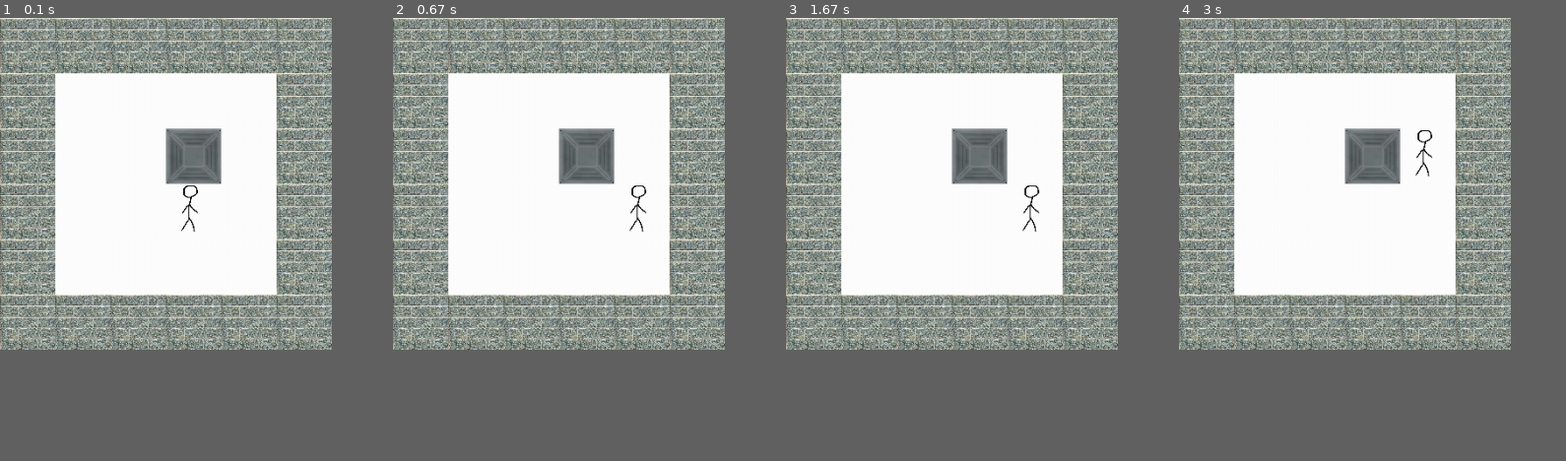
Above: before the commit, frames 1-4 (left to right).
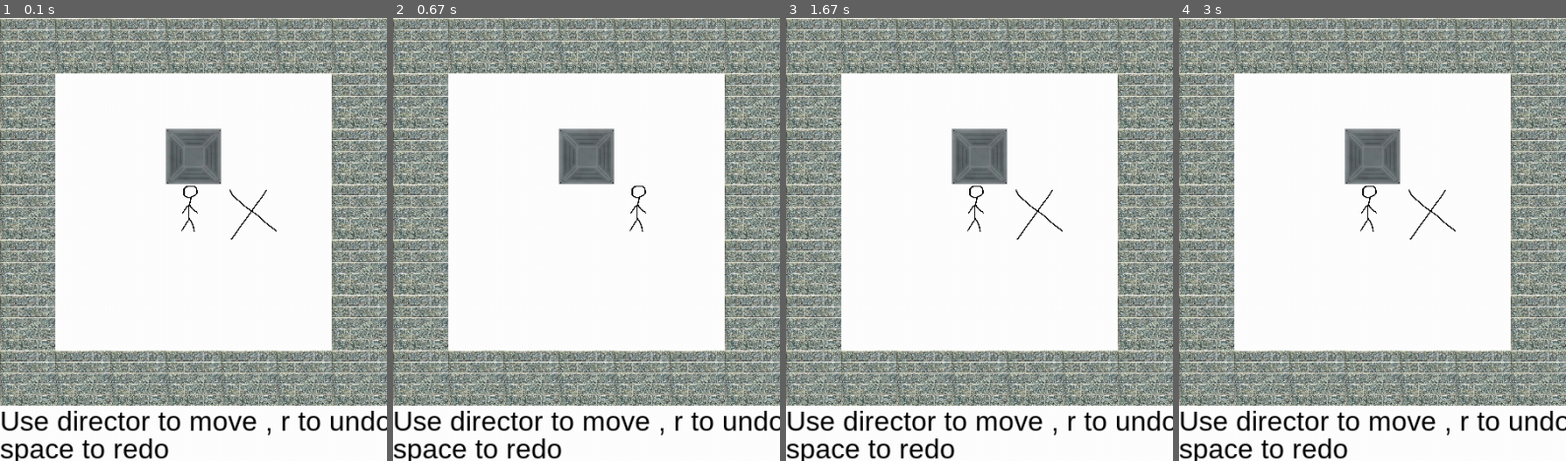
Above: after the commit, the same moments.

Repository: KIDJourney/Sokoban_Pygame
Game: pygame game, started from sokoban/main.py
Same seed, same stepped clock (60 frames per second), same inputs: the game is played once before the commit and once after it. The source is Python 2; it was converted automatically to run under Python 3.
Inputs:
- Up to frame 1 (0.1 s): no input
- Up to frame 2 (0.67 s): hold R from 0.33 s (still down); hold Right from 0.33 s (still down)
- Up to frame 3 (1.67 s): release R at 0.8 s; release Right at 0.8 s; tap Space at 0.83 s; tap Enter at 1.27 s
- Up to frame 4 (3 s): hold Up from 2.52 s (still down); tap Space at 2.58 s
In our replay, the window is 337x337 before the commit and 393x450 after it. These sizes can differ from the game's own. Grey fills any space a smaller window leaves; there, only what the larger window draws over its background counts as a difference.

The runs differ from the first frame. In frame 1, 43% of the frame differs, in the area x 0-100%, y 0-100%; in frame 2, 43%; in frame 3, 43%; in frame 4, 43%.

Commit message:
finished

Diff:
--- a/sokoban/main.py
+++ b/sokoban/main.py
@@ -6,9 +6,10 @@
 from sys import exit
 #Read Image Unit
 pygame.init()
-Game_Screen = pygame.display.set_mode((1024,1024),0,28)
+Game_Screen = pygame.display.set_mode((1024,1024),0,32)
 Image_Box_Inplace = pygame.image.load("source/Box_Inplace.jpg").convert()
 Image_Box_Outplace = pygame.image.load("source/Box_Outplace.JPG").convert()
+Game_Success = pygame.image.load("source/Success.jpg").convert()
 Image_Player = pygame.image.load("source/man.jpg").convert()
 Image_Goal = pygame.image.load("source/Goal.jpg").convert()
 Image_Wall = pygame.image.load("source/wall.jpg").convert()
@@ -29,9 +30,18 @@
 #|
 #v
 #y
-#Don't Forget the address
+#Don't Mess the address
+
+#Debug Map
+def Debug_Map(alist):
+    for i in alist:
+        print i
+#Debug Map Done
+
 
 #Global Vara
+Game_font = pygame.font.SysFont("arial",32)
+Game_Help = "Use director to move , r to undo"
 Game_Map_Source = []
 Game_Step = 0
 Player_Pos=[0,0]
@@ -57,7 +67,30 @@
     file.close()
 #Read Map Unit Done
 
+#Undo Unit
+def Undo():
+    global Game_Screen
+    global Game_Map
+    global Game_Path
+    if Game_Path:
+        Game_Map = Game_Path[-1][:]
+        del Game_Path[-1]
+        print Game_Map
+        Display_refresh(Game_Screen)
+    else:
+        print "You can't forback"
+#Undo Unit Done
+
+#Redo Unit
+def Redo():
+    global Game_Map_Source
+    global Game_Map
+    global Game_Screen
+    Game_Map = Game_Map_Source[:]
+    Display_refresh(Game_Screen)
+
 #Map P = Player W = Wall B = Box G=Goal A=achieve N = Way or NULL
+
 #Draw Map Unit
 def Display_refresh(Game_Screen):
     global Game_Level
@@ -66,6 +99,7 @@
     global Map_Deepth
     global Map_Wide
     global Player_Pos
+    global Game_Help
     Game_Screen.fill((255,255,255))
     for i in range(Map_Deepth):
         for j in range(Map_Wide):
@@ -83,6 +117,8 @@
             elif  Game_Map[i][j]=='G':
                 Game_Screen.blit(Image_Goal,pos)
     pygame.display.set_caption("Mission %s   Step %s" % (str(Game_Level),str(Game_Step)))
+    Game_Screen.blit(Game_font.render(Game_Help,True,(0,0,0)),(0,Map_Deepth*64-64))
+    Game_Screen.blit(Game_font.render("space to redo",True,(0,0,0)),(0,Map_Deepth*64-32))
     pygame.display.update()
 #Draw Map Unit Done
 
@@ -113,6 +149,7 @@
     Map_Reader(Game_Level)
     Game_Map_Source = Game_Map[:]
     pygame.display.set_caption("Mission %s   Step %s" % (str(Game_Level),str(Game_Step)))
+    pygame.display.update()
     return pygame.display.set_mode((Map_Wide*64,Map_Deepth*64),0,32)
 #Defult Unit Done
 
@@ -138,24 +175,35 @@
     print Temp_x,Temp_y
     print Game_Map[Temp_x][Temp_y]
     #If there is a Box
-    if Game_Map[Temp_x][Temp_y]=="B":
+    if Game_Map[Temp_x][Temp_y] in ('A','B'):
         print "there is a box"
         if Game_Map[Temp_x+Dir[dir][0]][Temp_y+Dir[dir][1]] in ('N','G'):
             #Move Box
+            Game_Path.append(Game_Map[:])
             if Game_Map[Temp_x+Dir[dir][0]][Temp_y+Dir[dir][1]]=='G':
                 Change_Map(Temp_x+Dir[dir][0],Temp_y+Dir[dir][1],'A')
             else:
                 Change_Map(Temp_x+Dir[dir][0],Temp_y+Dir[dir][1],'B')
+            #Debug_Map(Game_Map)
+            #print Game_Map
             #Change Box to Play
-            Change_Map(Temp_x,Temp_x,'P')
+            Change_Map(Temp_x,Temp_y,'P')
+            #print Game_Map
+            #Debug_Map(Game_Map)
             #Change Player to what he use to stand;
             if Game_Map_Source[Player_Pos[0]][Player_Pos[1]]=='G':
                 Change_Map(Player_Pos[0],Player_Pos[1],"G")
             else:
                 Change_Map(Player_Pos[0],Player_Pos[1],"N")
+            #print Game_Map
             #Update Player_Pos
+            #Debug_Map(Game_Map)
             Player_Pos[0] = Temp_x
             Player_Pos[1] = Temp_y
+            #print Game_Map
+            #Debug_Map(Game_Map)
+            Display_refresh(Game_Screen)
+            return
     #if there is nothing
     if Game_Map[Temp_x][Temp_y] in ("N","G"):
         print "do it"
@@ -166,8 +214,8 @@
             Change_Map(Player_Pos[0],Player_Pos[1],"N")
         Player_Pos[0] = Temp_x
         Player_Pos[1] = Temp_y
+    #else do nothing
     Display_refresh(Game_Screen)
-    #else do nothing
 
 if __name__=="__main__":
     Game_Screen = Defult()
@@ -185,5 +233,24 @@
                     Move(2)
                 elif event.key == K_RIGHT:
                     Move(3)
+                elif event.key == 114:
+                    Undo()
+                elif event.key == K_SPACE:
+                    Redo()
+                elif event.key == 27:
+                    exit()
             elif event.type == QUIT:
                 exit()
+        if (Check_Win()):
+            print "you win"
+            time.sleep(1)
+            if Game_Level < 3:
+                Game_Level += 1
+                Defult()
+                Display_refresh(Game_Screen)
+            else:
+                Game_Screen = pygame.display.set_mode((572,416),0,32)
+                Game_Screen.blit(Game_Success,(0,0))
+                pygame.display.update()
+                time.sleep(5)
+                exit()
--- a/test_example/event_test/event.py
+++ b/test_example/event_test/event.py
@@ -15,7 +15,6 @@
     event = pygame.event.wait()
     event_text.append(str(event))
     event_text = event_text[-SCREEN_SIZE[1]/font_height:]
-
     if event.type ==QUIT:
         exit()
 
--- /dev/null
+++ b/test_example/font_test/font.py
@@ -0,0 +1,9 @@
+#!/usr/bin/env python
+# coding=utf-8
+import pygame
+pygame.init()
+screen = pygame.display.set_mode((1024,768),0,32)
+font = pygame.font.SysFont("arial",16)
+while True:
+    screen.blit(font.render("hi",True,(255,0,0)),(0,0))
+    pygame.display.update()
--- /dev/null
+++ b/test_example/list_test/exsist_list.py
@@ -0,0 +1,10 @@
+#!/usr/bin/env python
+# coding=utf-8
+mylist = [1234,2345]
+emptylist = []
+lol = []
+lol.append(mylist)
+print lol
+emptylist = lol[-1]
+print bool(emptylist)
+print emptylist
Not shown, changed: sokoban/map/1.dat
Not shown, changed: sokoban/map/2.dat
Not shown, changed: sokoban/map/3.dat
Binary file added: sokoban/source/Success.jpg
